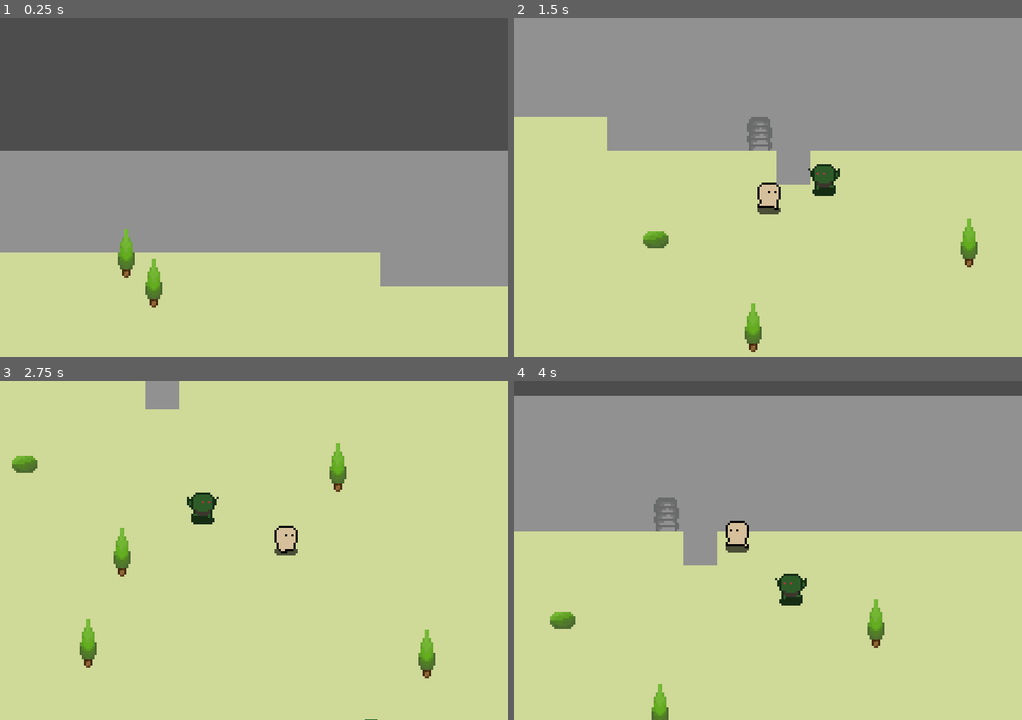
Above: before the commit, frames 1-4 (two rows, left to right).
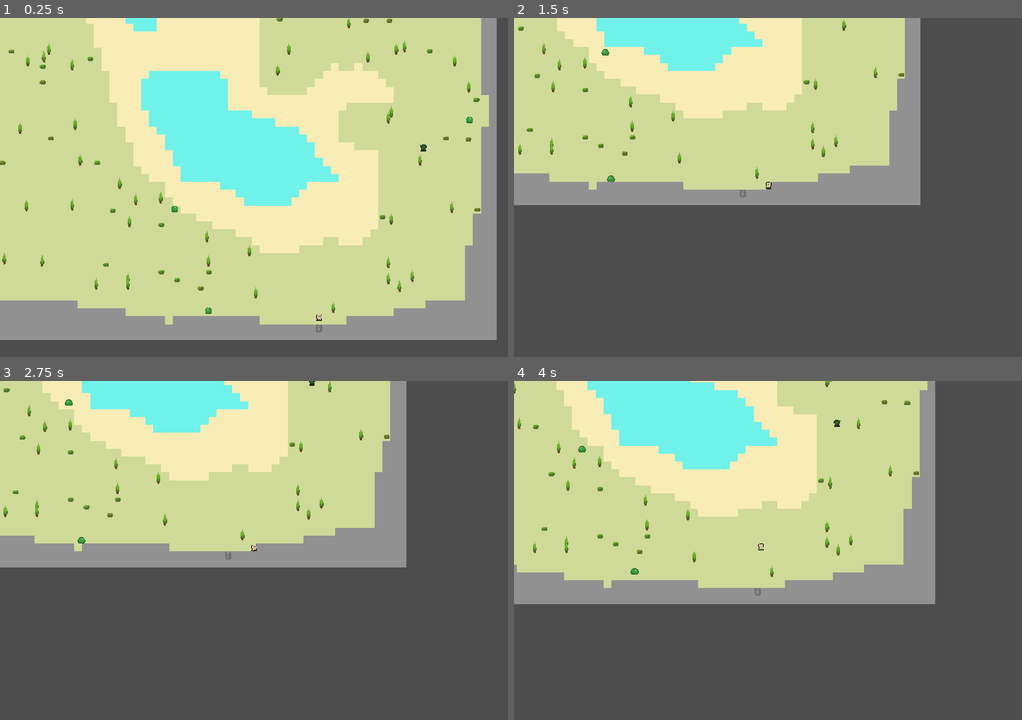
Above: after the commit, the same moments.

Repository: j0-ji/black-stairs
Game: Godot game, scene res://Stages/Main/StageMain.tscn
The game is run twice, just before and just after one commit, with the same random seed, the same clock (stepped at 60 frames per second) and the same inputs.
Inputs:
- Up to frame 1 (0.25 s): no input
- Up to frame 2 (1.5 s): hold Right (ui_right) 0.53-1.28 s; hold E (interaction) 0.53-1.28 s; hold Down (ui_down) from 1.28 s (still down); tap E (interaction) at 1.35 s
- Up to frame 3 (2.75 s): release Down (ui_down) at 2.03 s; hold Right (ui_right) from 2.03 s (still down); hold E (interaction) from 2.03 s (still down)
- Up to frame 4 (4 s): release Right (ui_right) at 2.78 s; release E (interaction) at 2.78 s; hold Up (ui_up) 2.78-3.53 s; tap E (interaction) at 2.85 s; hold Left (ui_left) from 3.53 s (still down); hold E (interaction) from 3.53 s (still down)

The runs differ from the first frame. In frame 1, 84% of the frame differs, in the area x 0-100%, y 0-100%; in frame 2, 91%; in frame 3, 76%; in frame 4, 88%.

Commit message:
#9: minor fixes

Diff:
--- a/Entities/Map/Entrance/Entrance.tscn
+++ b/Entities/Map/Entrance/Entrance.tscn
@@ -7,7 +7,6 @@
 script = ExtResource("1_w7ymb")
 
 [node name="Sprite2D" type="Sprite2D" parent="."]
-position = Vector2(8, 8)
 texture = ExtResource("1_cn8nh")
 region_enabled = true
 region_rect = Rect2(0, 0, 16, 16)
--- a/Entities/Map/Entrance/entrance.gd
+++ b/Entities/Map/Entrance/entrance.gd
@@ -4,10 +4,10 @@
 
 var spawn_point := Vector2i(0, 0)
 
-var _pos_0 := Vector2i(8, 24)
-var _pos_90 := Vector2i(-8, 8)
-var _pos_180 := Vector2i(8, -8)
-var _pos_270 := Vector2i(24, 8)
+var _pos_0 := Vector2i(0, 16)
+var _pos_90 := Vector2i(-16, 0)
+var _pos_180 := Vector2i(0, -16)
+var _pos_270 := Vector2i(16, 0)
 
 func _ready() -> void:
 	pass
@@ -22,7 +22,7 @@
 	elif sprite_rotation == 270:
 		return _pos_270
 	else:
-		push_error("Invalid rotation of entrance encountert")
+		push_error("Invalid rotation of entrance encountered")
 		# maybe find a way to not return anything in case of error ?
 		return _pos_0
 
--- a/Entities/Map/Exit/Exit.tscn
+++ b/Entities/Map/Exit/Exit.tscn
@@ -14,21 +14,19 @@
 _hint = NodePath("HintEnter")
 
 [node name="Sprite2D" type="Sprite2D" parent="."]
-position = Vector2(8, 8)
 texture = ExtResource("2_xqhb7")
 region_enabled = true
 region_rect = Rect2(0, 0, 16, 16)
 
 [node name="CollisionShape2D" type="CollisionShape2D" parent="."]
-position = Vector2(8, 8)
 shape = SubResource("RectangleShape2D_nif8h")
 
 [node name="HintEnter" parent="." instance=ExtResource("2_dq7dy")]
 anchors_preset = 2
 anchor_top = 1.0
 anchor_bottom = 1.0
-offset_left = 0.99999994
-offset_top = -7.0
-offset_right = 70.99999
-offset_bottom = 17.999996
+offset_left = -8.0
+offset_top = -16.0
+offset_right = 72.0
+offset_bottom = 13.999996
 grow_vertical = 0
--- a/Entities/Player/player.tscn
+++ b/Entities/Player/player.tscn
@@ -134,6 +134,6 @@
 speed = 100
 
 [node name="Camera2D" type="Camera2D" parent="."]
-zoom = Vector2(3, 3)
+zoom = Vector2(0.7, 0.7)
 position_smoothing_enabled = true
 position_smoothing_speed = 6.0
--- a/Stages/Dungeon/generate_enemies.gd
+++ b/Stages/Dungeon/generate_enemies.gd
@@ -20,15 +20,24 @@
 func generate() -> void:
 	# Spawn slimes
 	for i in range(slime_count):
+		# get position and check if it's valid, otherwise don't even spawn slime...
+		var pos = _random_position()
+		if pos == Vector2i(-1, -1):
+			continue
+
 		var slime_instance = slime_scene.instantiate()
-		slime_instance.position = _random_position()
+		slime_instance.position = pos
 		map_layer.add_child.call_deferred(slime_instance)
 		print("Spawned slime at: ", slime_instance.position)
 
 	# Spawn goblins
 	for i in range(goblin_count):
+		var pos = _random_position()
+		if pos == Vector2i(-1, -1):
+			continue
+
 		var goblin_instance = goblin_scene.instantiate()
-		goblin_instance.position = _random_position()
+		goblin_instance.position = pos
 		map_layer.add_child.call_deferred(goblin_instance)
 		print("Spawned goblin at: ", goblin_instance.position)
 
@@ -36,16 +45,24 @@
 
 func _random_position() -> Vector2i:
 	var pos = Vector2i(-1, -1)
+	var max_attempts : int = 1000
+	var attempts : int = 0
 	var valid = false
 
-	while not valid:
+	while not valid and attempts < max_attempts:
 		pos = Vector2i(
 			randi_range(0, map_size - 1),
 			randi_range(0, map_size - 1),
 		)
 		valid = _is_pos_valid(pos)
+		attempts += 1
 
-	return Vector2i(pos.x * 16, pos.y * 16)
+	if not valid:
+		push_warning("Could not find a valid random position after %d attempts." % max_attempts)
+		return Vector2i(-1, -1)
+
+	var s = _ground.tile_set.tile_size
+	return Vector2i(pos.x * s.x, pos.y * s.y)
 
 func _is_pos_valid(_pos : Vector2i) -> bool:
 	if _valid_ground(_pos) and _flora.get_cell_atlas_coords(_pos) == Vector2i(-1, -1):
--- a/Stages/Dungeon/generate_io.gd
+++ b/Stages/Dungeon/generate_io.gd
@@ -12,7 +12,10 @@
 	Vector2i(2, 0),
 ]
 
-var directions = [
+var directions : Array[Dictionary]
+
+func initialize() -> void:
+	directions = [
 	{
 		"dir": Vector2i(0, 1),
 		"base": Vector2i(1, 0),
@@ -39,18 +42,15 @@
 	},
 ]
 
-func initialize() -> void:
-	pass
-
 func generate() -> void:
 	var spawn_dict : Dictionary = _find_spawn()
 	var exit_point : Vector2i = _find_exit(spawn_dict.coord)
 
-	var entrance_local : Vector2i = _ground.to_local(spawn_dict.coord)
-	var exit_local : Vector2i = _ground.to_local(exit_point)
+	var entrance_local : Vector2i = _ground.map_to_local(spawn_dict.coord)
+	var exit_local : Vector2i = _ground.map_to_local(exit_point)
 
-	_entrance.global_position = entrance_local * 16
-	_exit.global_position = exit_local * 16
+	_entrance.global_position = _ground.to_global(entrance_local)
+	_exit.global_position = _ground.to_global(exit_local)
 
 	_entrance.get_child(0).global_rotation_degrees = spawn_dict.rotation_degrees
 	_entrance.sprite_rotation = spawn_dict.rotation_degrees
--- a/Stages/Stairs/StageStairs.tscn
+++ b/Stages/Stairs/StageStairs.tscn
@@ -15,9 +15,9 @@
 tile_set = ExtResource("1_yqsrh")
 
 [node name="Entrance" parent="." instance=ExtResource("2_dkl33")]
-position = Vector2(16, 72)
+position = Vector2(24, 64)
 rotation = -1.5707964
 sprite_rotation = 270
 
 [node name="Exit" parent="." instance=ExtResource("3_7tc4h")]
-position = Vector2(40, 135)
+position = Vector2(56, 143)
--- a/UI/TitleScreen/title_screen.gd
+++ b/UI/TitleScreen/title_screen.gd
@@ -1,6 +1,6 @@
 extends Control
 
-const DUNGEON_SCENE := preload("res://scenes/main/dungeon.tscn")
+# const DUNGEON_SCENE := preload("res://scenes/main/dungeon.tscn")
 
 signal new_game
 
@@ -8,6 +8,6 @@
 	pass
 
 func _on_new_game_pressed() -> void:
-	var dungeon := DUNGEON_SCENE.instantiate()
-	await dungeon.ready
+	# var dungeon := DUNGEON_SCENE.instantiate()
+	# await dungeon.ready
 	new_game.emit()
Not shown, changed: Utilities/readme.md
